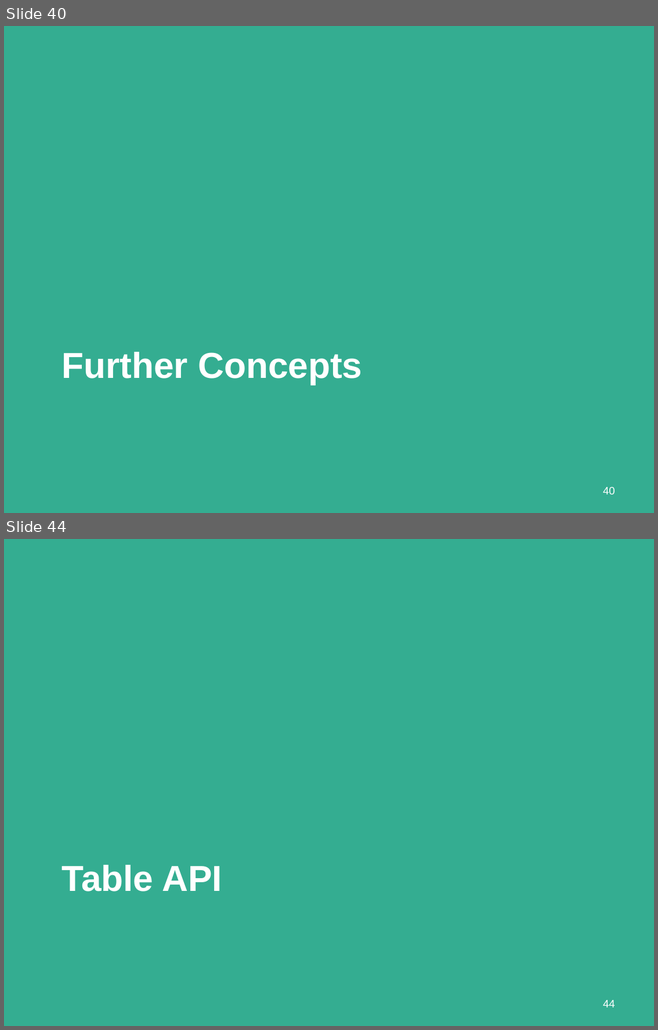
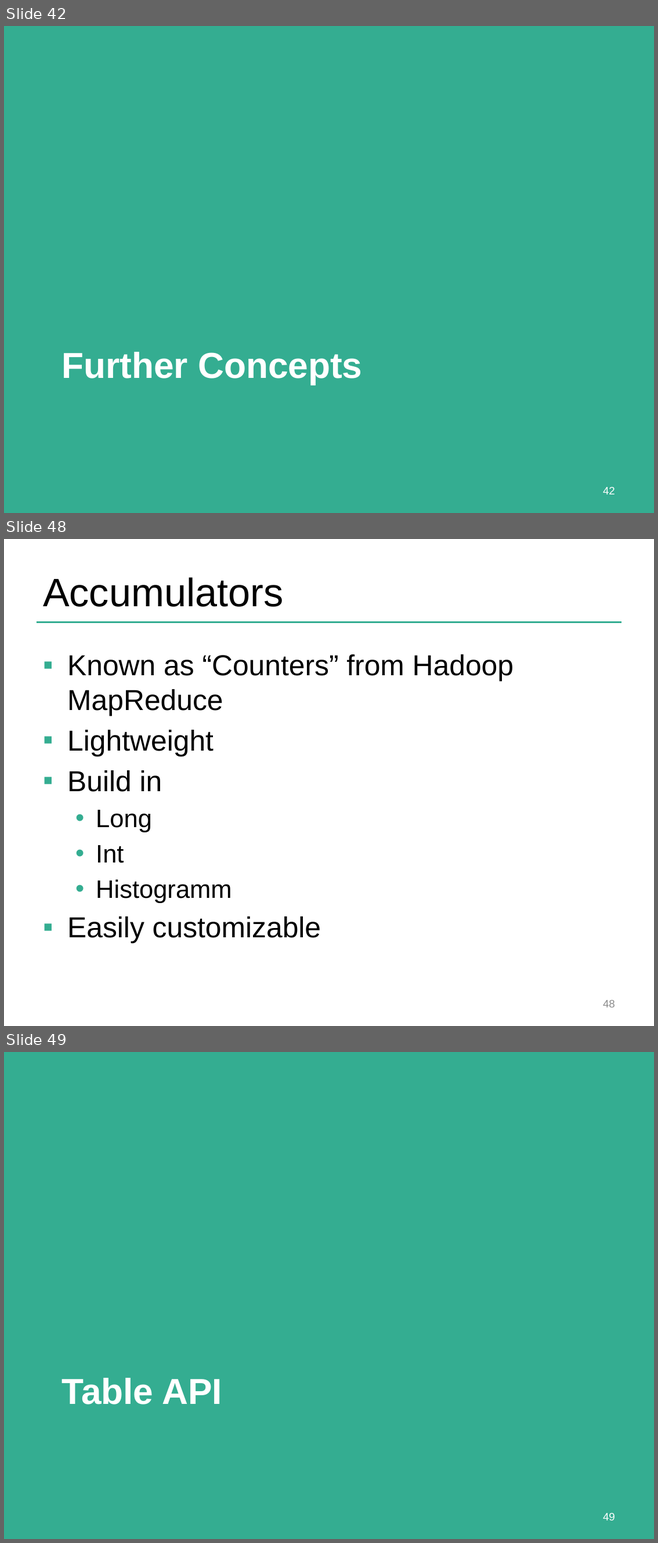
Before and after one commit to dataArtisans/flink-training-web, a slide deck: slides/flink_batch_advanced.pptx. Shown one above the other, each under a label of ours: slides 40 and 44 before the commit, slides 42, 48 and 49 after it; the slides between them are not shown. The pictures are 658x1030 and 658x1543 pixels, drawn with LibreOffice and Linux fonts; fonts in the diff are those of the drawing; background and template pictures are left out. Boxes give left, top, right and bottom in pixels: in the first picture for what was removed or moved away, otherwise in the second. Text is boxed around its words. In the diff, an @@ line names an element or a change of style, - is before the commit and + after.

```diff
--- a/slides/flink_batch_advanced.pptx
+++ b/slides/flink_batch_advanced.pptx
@@ slide 48 added at (x1=4, y1=539, x2=654, y2=1026), background #FFFFFF @@
@@ title added at (x1=43, y1=577, x2=283, y2=607), 44 pt, text #000000 @@
+Accumulators
@@ line added from (36, 622) to (621, 622), #34AD91 2 pt @@
@@ text added at (x1=67, y1=654, x2=513, y2=944), 32 pt, text #000000 @@
+▪ Known as “Counters” from Hadoop MapReduce
+▪ Lightweight
+▪ Build in
+  • Long
+  • Int
+  • Histogramm
+▪ Easily customizable
@@ page number added at (x1=603, y1=1000, x2=615, y2=1008), 12 pt, text #8C8C8C @@
+48
@@ what was slide 40 is now slide 42 @@
@@ page number at (x1=603, y1=487, x2=615, y2=495): text changed @@
-40
+42
@@ what was slide 44 is now slide 49 @@
@@ page number at (x1=603, y1=1513, x2=615, y2=1521): text changed @@
-44
+49
```
Also in this commit, not shown: 2 slides changed, 13 other slides added, 5 slides removed.
